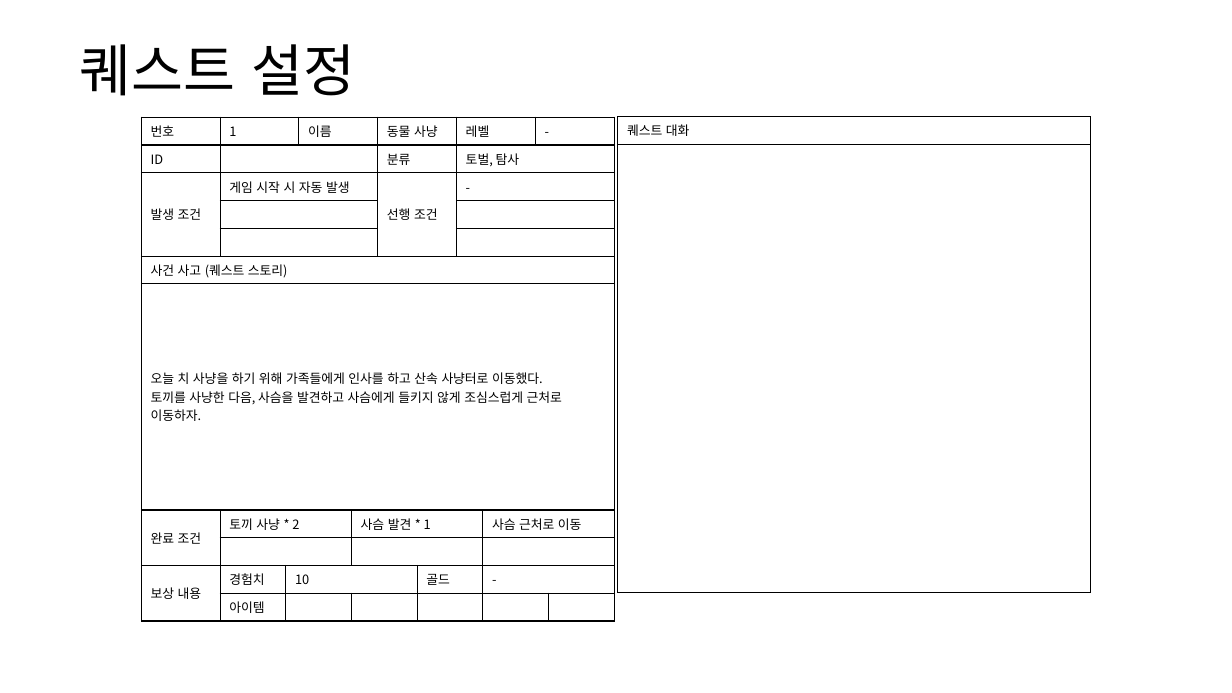
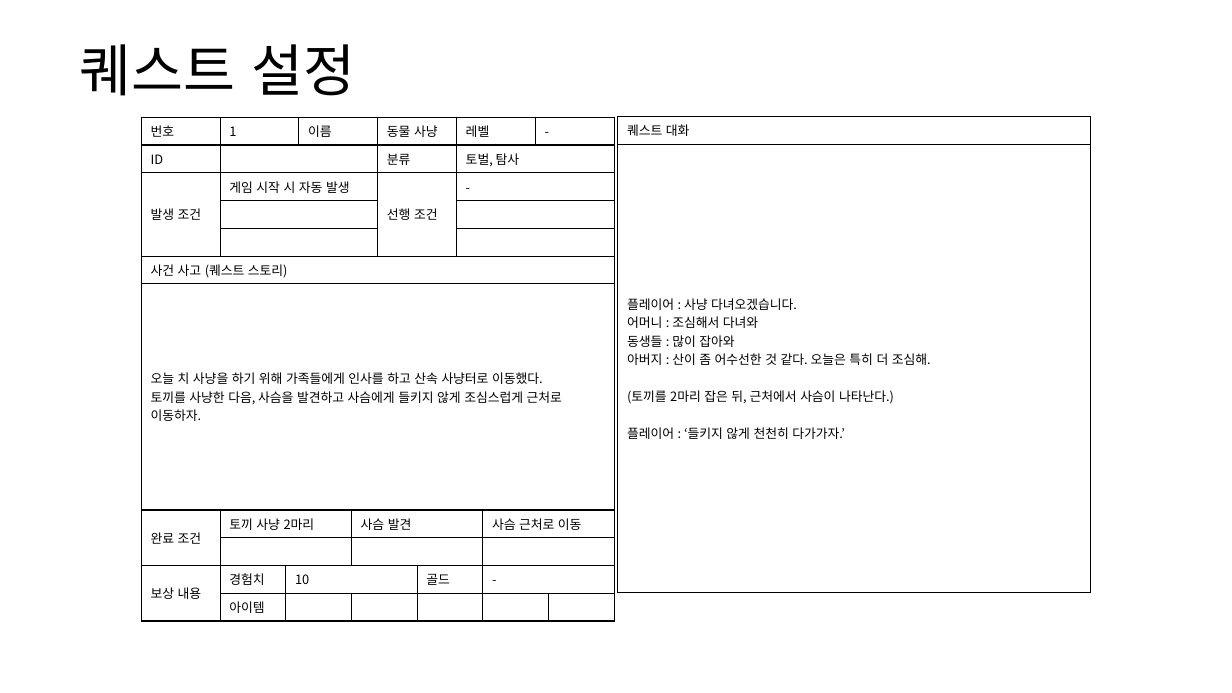
Before and after one commit to yjk0401/unityenginebasic_9th, a slide deck: slide 18 of 기획/퀘스트(메인) 기획서.pptx (slide 21 before the commit). Drawn at 1232x693 pixels with LibreOffice and Linux fonts; fonts in the diff are those of the drawing. Boxes give left, top, right and bottom in pixels: in the first picture for what was removed or moved away, otherwise in the second. Text is boxed around its words. In the diff, an @@ line names an element or a change of style, - is before the commit and + after.

```diff
--- a/기획/퀘스트(메인) 기획서.pptx
+++ b/기획/퀘스트(메인) 기획서.pptx
@@ table at (141,117,614,617) @@
-row 8, column 2: 토끼 사냥 * 2
+row 8, column 2: 토끼 사냥 2마리
-row 8, column 5: 사슴 발견 * 1
+row 8, column 5: 사슴 발견
@@ table at (618,116,1092,590) @@
-row 2, column 1: 
+row 2, column 1: 플레이어 : 사냥 다녀오겠습니다. / 어머니 : 조심해서 다녀와 / 동생들 : 많이 잡아와 / 아버지 : 산이 좀 어수선한 것 같다. 오늘은 특히 더 조심해. / (토끼를 2마리 잡은 뒤, 근처에서 사슴이 나타난다.) / 플레이어 : ‘들키지 않게 천천히 다가가자.’
```
Also in this commit, not shown: 15 other slides changed, 3 slides removed, 3 other files.
